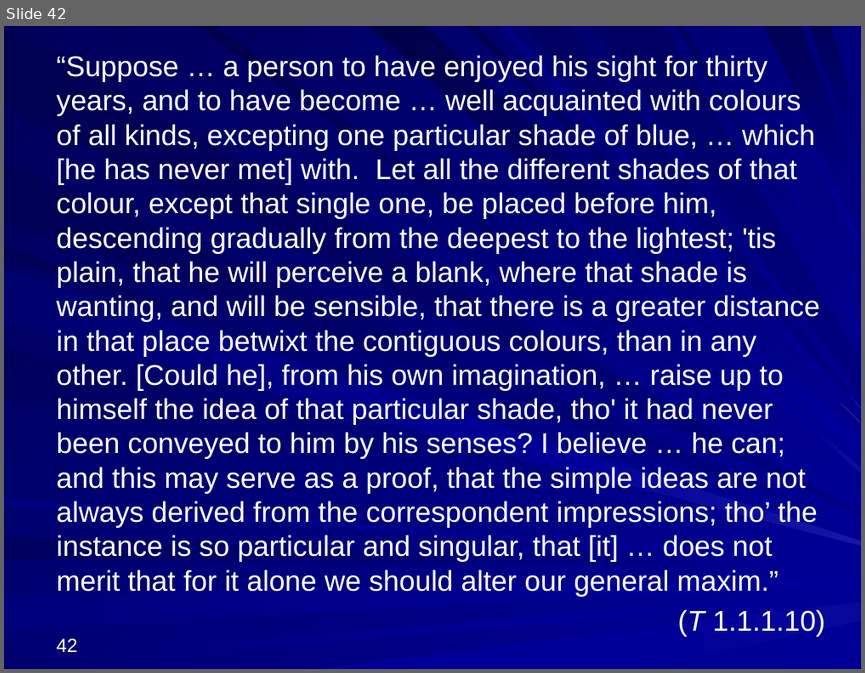
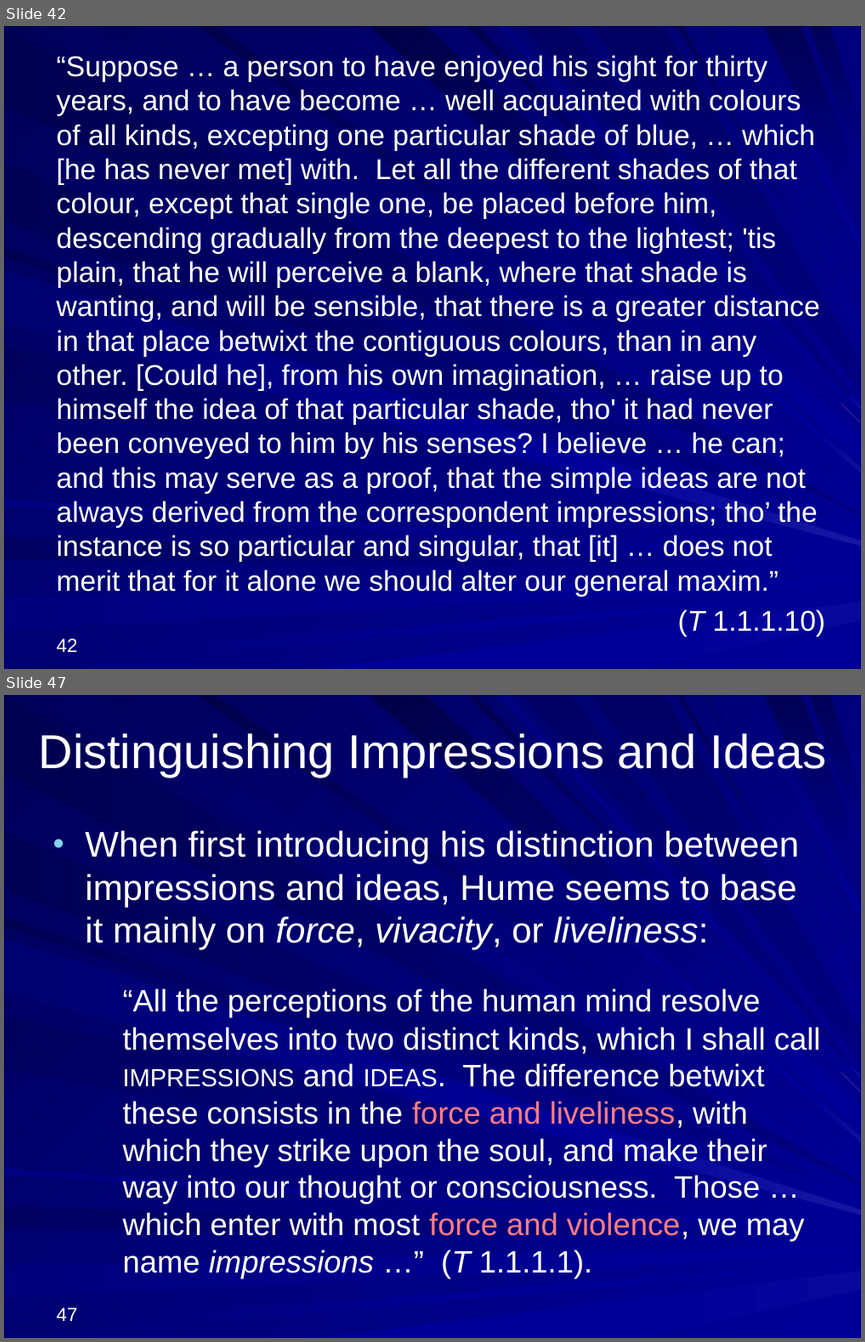
Before and after one commit to englishphilosophy/hume-texts-online, a slide deck: teaching/lectures/2025_Hume_MT_current.pptx. Shown one above the other, each under a label of ours: slide 42 before the commit, slides 42 and 47 after it; the slides between them are not shown. The pictures are 865x673 and 865x1342 pixels, drawn with LibreOffice and Linux fonts; fonts in the diff are those of the drawing. Boxes give left, top, right and bottom in pixels: in the first picture for what was removed or moved away, otherwise in the second. Text is boxed around its words. In the diff, an @@ line names an element or a change of style, - is before the commit and + after.

```diff
--- a/teaching/lectures/2025_Hume_MT_current.pptx
+++ b/teaching/lectures/2025_Hume_MT_current.pptx
@@ slide 47 added at box(4, 695, 861, 1338), background gradient #000078 to #000099; not listed: 37 template elements that a slide beside it also shows @@
@@ title added at box(39, 733, 827, 777), 40 pt, text #FFFFFF @@
+Distinguishing Impressions and Ideas
@@ text added at box(85, 830, 821, 1278), 26 pt, text #FFFFFF @@
+• When first introducing his distinction between impressions and ideas, Hume seems to base it mainly on force, vivacity, or liveliness:
+  “All the perceptions of the human mind resolve themselves into two distinct kinds, which I shall call impressions and ideas. The difference betwixt these consists in the force and liveliness, with which they strike upon the soul, and make their way into our thought or consciousness. Those … which enter with most force and violence, we may name impressions …” (T 1.1.1.1).
@@ page number added at box(57, 1307, 78, 1321), 16 pt, text #FFFFFF @@
+47
```
Also in this commit, not shown: 2 slides changed, 41 other slides added, 2 other files.
